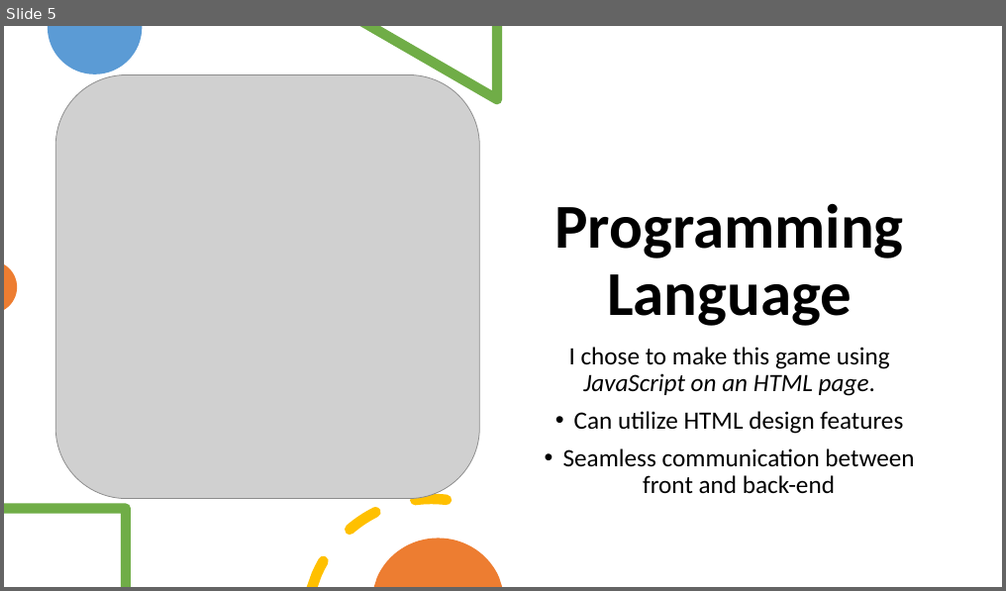
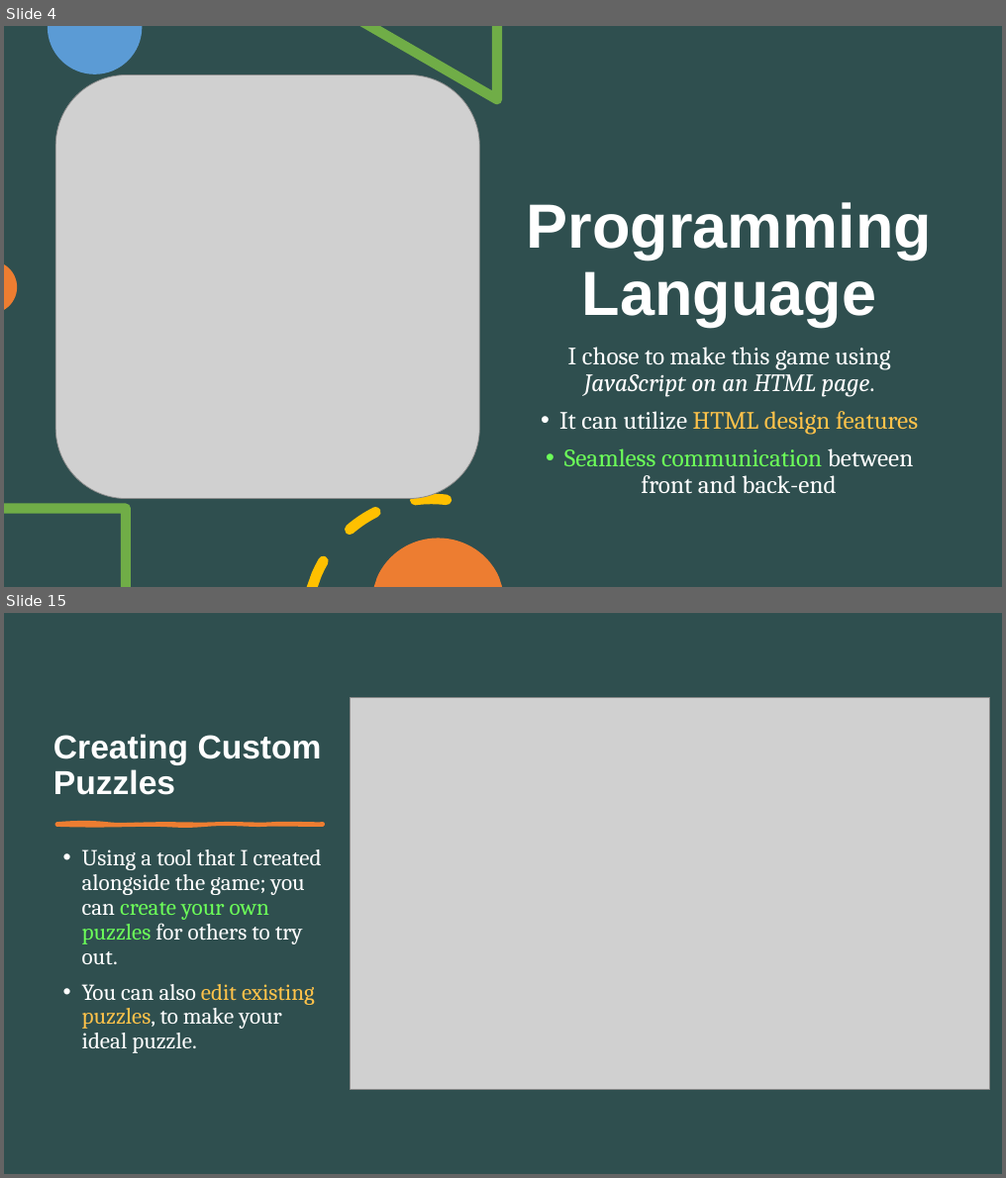
Before and after one commit to MatteoSalverio/ratlab, a slide deck: projects/crosswordle2/CrossWordle Presentation.pptx. Shown one above the other, each under a label of ours: slide 5 before the commit, slides 4 and 15 after it; the slides between them are not shown. The pictures are 1006x591 and 1006x1178 pixels, drawn with LibreOffice and Linux fonts; fonts in the diff are those of the drawing; grey boxes stand for pictures. Boxes give left, top, right and bottom in pixels: in the first picture for what was removed or moved away, otherwise in the second. Text is boxed around its words. In the diff, an @@ line names an element or a change of style, - is before the commit and + after.

```diff
--- a/projects/crosswordle2/CrossWordle Presentation.pptx
+++ b/projects/crosswordle2/CrossWordle Presentation.pptx
@@ slide 15 added at box(4, 613, 1002, 1174), background #2F4F4F @@
@@ picture added at box(350, 697, 989, 1089) @@
@@ title added at box(54, 734, 322, 795), 32 pt, text #FFFFFF, bold @@
+Creating Custom Puzzles
@@ freeform shape added at box(56, 823, 323, 825), fill #ED7D31, outline #ED7D31 3 pt @@
@@ text added at box(82, 850, 322, 1054), 22 pt, text #FFFFFF @@
+• Using a tool that I created alongside the game; you can create your own puzzles for others to try out.
+• You can also edit existing puzzles, to make your ideal puzzle.
@@ what was slide 5 is now slide 4 @@
@@ slide 4 changed as well @@
@@ background #FFFFFF to #2F4F4F @@
@@ title "Programming Language" at box(527, 202, 932, 326): font Calibri to Arial, text colour #000000 to #FFFFFF @@
@@ text at box(564, 347, 914, 494): font Calibri to Cambria in "I chose to make this game using ...", "Seamless communication between front and back-end"; text colour #000000 to #FFFFFF in "I chose to make this game using ...", "between front and back-end"; text colour #000000 to #6CFF59 in "Seamless communication" @@
@@ text at box(559, 411, 918, 435): text changed; font Calibri to Cambria; text colour #000000 to #FFC34A @@
-• Can utilize HTML design features
+• It can utilize HTML design features
```
Also in this commit, not shown: 4 other slides changed, 10 other slides added, 1 slide removed, 3 other files.
